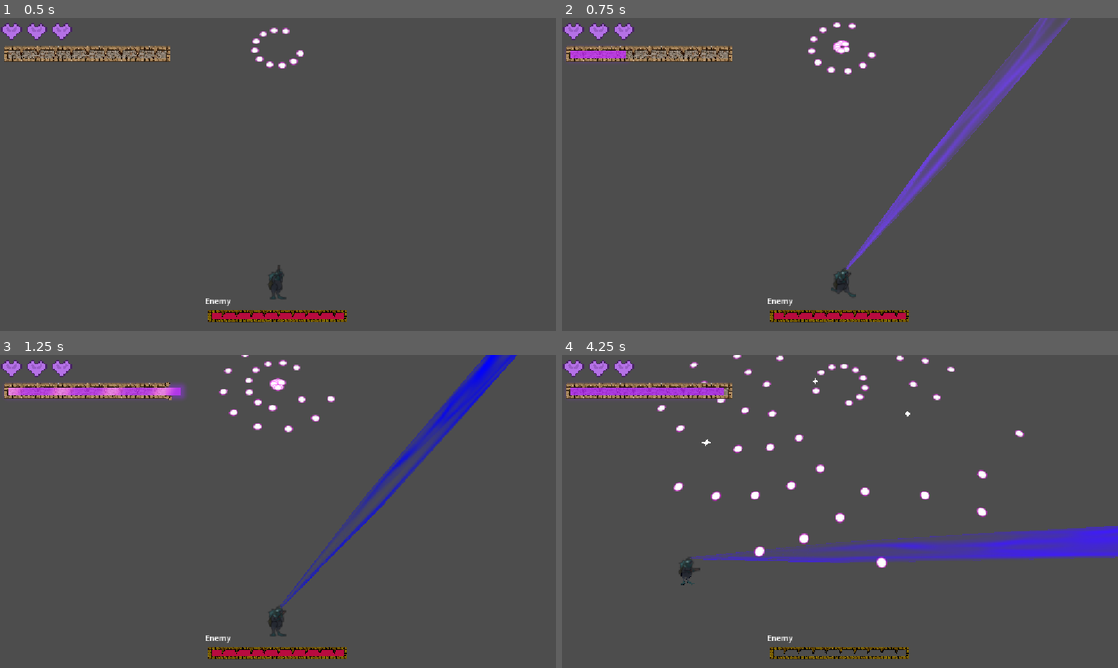
Above: before the commit, frames 1-4 (two rows, left to right).
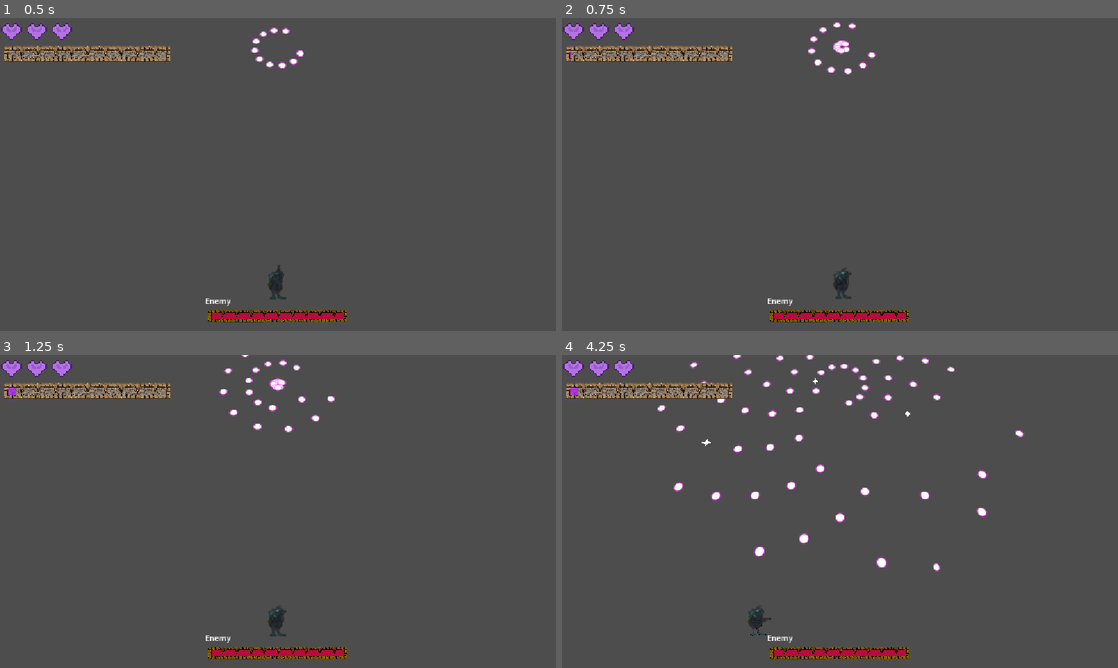
Above: after the commit, the same moments.

Repository: etbay/2026-crimson-game-jam
Game: Godot game, scene res://main.tscn
The game is run twice, just before and just after one commit, with the same random seed, the same clock (stepped at 60 frames per second) and the same inputs.
Inputs (mouse positions are in pixels of both pictures, inside the frame that each line leads up to):
- Up to frame 1 (0.5 s): no input
- Up to frame 2 (0.75 s): tap Enter at 0.5 s; move the mouse to (962, 158) at 0.52 s; hold Q (beast_mode) from 0.53 s (still down); hold Right mouse button (parry) from 0.53 s (still down); tap Space (dash) at 0.6 s
- Up to frame 3 (1.25 s): keep holding Q (beast_mode); keep holding Right mouse button (parry)
- Up to frame 4 (4.25 s): move the mouse to (728, 527) at 1.27 s; release Q (beast_mode) at 1.28 s; release Right mouse button (parry) at 1.28 s; hold S (down) 1.28-2.03 s; right-click (728, 527) at 1.35 s; click (728, 527) at 1.55 s; move the mouse to (895, 442) at 2.02 s; press the mouse at (895, 442) at 2.03 s; hold Q (beast_mode) 2.03-2.78 s; tap Space (dash) at 2.3, 2.85 s; move the mouse to (812, 574) at 2.77 s; release the mouse at (812, 574) at 2.78 s; hold W (up) 2.78-3.53 s; right-click (812, 574) at 3.05 s; move the mouse to (1006, 558) at 3.52 s; hold A (left) from 3.53 s (still down); hold Right mouse button (parry) from 3.53 s (still down); click (1006, 558) at 3.8 s

Frame 1 is identical in both runs. In frame 2, 3.5% of the frame differs, in the area x 1-92%, y 0-90%; in frame 3, 3.8%; in frame 4, 6.6%, in the area x 2-100%, y 0-97%.

Commit message:
Added some sound effects and did some player changes

Diff:
--- a/2026-crimson-game-jam/scenes/player.tscn
+++ b/2026-crimson-game-jam/scenes/player.tscn
@@ -147,6 +147,10 @@
 radius = 0.4
 height = 1.0
 
+[sub_resource type="CapsuleShape3D" id="CapsuleShape3D_l71n6"]
+radius = 0.54833984
+height = 1.3689575
+
 [sub_resource type="CapsuleShape3D" id="CapsuleShape3D_4ni07"]
 height = 24.237915
 
@@ -201,6 +205,13 @@
 [node name="CollisionShape3D" type="CollisionShape3D" parent="ParryRadius" unique_id=417462351]
 shape = SubResource("CapsuleShape3D_i4ail")
 
+[node name="BulletDestroyRadius" type="Area3D" parent="." unique_id=2042477695]
+collision_mask = 3
+
+[node name="CollisionShape3D" type="CollisionShape3D" parent="BulletDestroyRadius" unique_id=1327865097]
+transform = Transform3D(1, 0, 0, 0, 1, 0, 0, 0, 1, 0, 0.03225708, 0)
+shape = SubResource("CapsuleShape3D_l71n6")
+
 [node name="Laser" type="Area3D" parent="." unique_id=12844274]
 transform = Transform3D(1, 0, 0, 0, -0.9659258, -0.25881913, 0, 0.25881913, -0.9659258, 0.07, 0.335, 0)
 visible = false
--- a/2026-crimson-game-jam/scripts/globals/audio_dict.gd
+++ b/2026-crimson-game-jam/scripts/globals/audio_dict.gd
@@ -1,9 +1,24 @@
 extends Node
 
+
+
 var sfx: Dictionary[String, AudioStream] = {
-
+	"parry": preload("uid://cg1hi3fsngehi"),
+	"gain_health": preload("uid://blch70dyjjsr4"),
+	"absorb_bullet": preload("uid://df728cm1gg08"),
+	"activate_beast_mode": preload("uid://bkplao7c8fj38"),
+	"cthulu_hurt1": preload("uid://6x0l2d6ixt55"),
+	"cthulu_hurt2": preload("uid://byj2p08asy7hg"),
+	"cthulu_death": preload("uid://c86c0jx0kcmgm"),
+	"statue_hurt": preload("uid://41wj6q4aq3fr"),
+	"statue_death": preload("uid://dsoyopagsm6n5"),
+	"player_shoot": preload("uid://dn4totoqav2cy"),
+	"player_hurt": preload("uid://8ljfvd4tlbey"),
+	"dash": preload("uid://di0rl1wvs3vhb"),
+	"laser": preload("uid://bmh5u7v4fu44s")
 }
 
 var music: Dictionary[String, AudioStream] = {
-
+	"cthulu_fight_theme": preload("uid://8tak7dptne0d"),
+	"title_theme": preload("uid://cyyeexrpl0ptb")
 }
--- a/2026-crimson-game-jam/scripts/globals/music_man.gd
+++ b/2026-crimson-game-jam/scripts/globals/music_man.gd
@@ -4,6 +4,17 @@
 
 func _process(_delta: float) -> void:
 	pass
+
+func play_looped_sound(audio: AudioStream) -> AudioStreamPlayer3D:
+	var player: AudioStreamPlayer3D = AudioStreamPlayer3D.new()
+	player.stream = audio
+	get_tree().root.add_child(player)
+	player.play()
+	return player
+
+func free_looped_sound(audio_player: AudioStreamPlayer3D) -> void:
+	audio_player.stop()
+	audio_player.queue_free()
 
 func play_sound(audio: AudioStream) -> void:
 	var player: AudioStreamPlayer3D = AudioStreamPlayer3D.new()
--- a/2026-crimson-game-jam/scripts/player/player.gd
+++ b/2026-crimson-game-jam/scripts/player/player.gd
@@ -21,7 +21,7 @@
 @export var walk_speed: float = 3
 @export var beast_speed: float = 6
 @export var dash_length: float = 18
-@export var shoot_cooldown: float = 0.5
+@export var shoot_cooldown: float = 0.3
 @export var laser_color_gradient: Gradient
 
 @onready var player_sprite: PlayerSprite = $PlayerSprite
@@ -32,6 +32,7 @@
 @onready var hud: HUD = $"../HUD"
 @onready var laser: Area3D = $Laser
 @onready var laser_particles: GPUParticles3D = $Laser/Node3D/GPUParticles3D
+@onready var bullet_destroy_radius: Area3D = $BulletDestroyRadius
 
 @onready var active_speed: float = walk_speed
 
@@ -45,7 +46,7 @@
 
 # Player values
 var health: int = 3
-var beast_meter: float = 100:
+var beast_meter: float = 0:
 	set(value):
 		beast_meter = value
 		hud.set_beast(beast_meter)
@@ -58,6 +59,8 @@
 var tutorial_movement: bool = false
 var input_override_dir : Vector3 = Vector3.ZERO
 
+
+var laser_sound: AudioStreamPlayer3D
 var shoot_timer: Timer
 
 func damage() -> void:
@@ -68,8 +71,22 @@
 		if health == 0:
 			get_tree().quit()
 		hud.set_health(health)
+		MusicMan.play_sound(AudioDict.sfx["player_hurt"])
+		vulnerable = false
+		for i in bullet_destroy_radius.get_overlapping_areas():
+			if i is Bullet:
+				var bullet := i as Bullet
+				bullet.kill_bullet()
+		await get_tree().create_timer(0.5).timeout
+		vulnerable = true
 	else:
+		MusicMan.play_sound(AudioDict.sfx["absorb_bullet"])
 		laser_damage += 1
+
+func heal(amount: int) -> void:
+	health += amount
+	health = clampi(health, 0, 3)
+	hud.set_health(health)
 
 func _ready() -> void:
 	parry_radius.area_entered.connect(_on_parry_area_entered)
@@ -78,11 +95,10 @@
 	shoot_timer.one_shot = true
 	add_child(shoot_timer)
 	material = laser_particles.material_override as ShaderMaterial
-	#material.set_shader_parameter()
 
 func _process(delta: float) -> void:
 	if beast_mode:
-		beast_meter -= 5 * delta
+		beast_meter -= 10 * delta
 		if beast_meter <= 0:
 			beast_mode = false
 			beast_mode_finished.emit()
@@ -129,7 +145,7 @@
 func _process_input() -> void:
 	if (movement_locked):
 		return
-	if Input.is_action_just_pressed("shoot") and not beast_mode and not parrying and shoot_timer.is_stopped():
+	if Input.is_action_pressed("shoot") and not beast_mode and not parrying and shoot_timer.is_stopped():
 		# Shoot stuff
 		var bullet: Bullet = BulletPool.instance.get_bullet()
 		bullet.define_bullet_from_data(PLAYER_BULLET)
@@ -138,18 +154,23 @@
 		bullet.position = Vector3(bullet_spawn.global_position.x, 0, bullet_spawn.global_position.z)
 		bullet.update_sprite()
 		bullet.bullet_owner = "Player"
+		MusicMan.play_sound(AudioDict.sfx["player_shoot"])
 		shoot_timer.start(shoot_cooldown)
 
 	if Input.is_action_just_pressed("parry") and not beast_mode and not parrying:
 		_execute_parry()
 
-	if Input.is_action_just_pressed("beast_mode") and beast_meter > 1:
+	if Input.is_action_just_pressed("beast_mode") and beast_meter >= 10 and not beast_mode:
 		_enter_beast_mode()
 
 	if Input.is_action_just_pressed("dash") and beast_mode:
 		_execute_dash()
 
 func _enter_beast_mode() -> void:
+	MusicMan.play_sound(AudioDict.sfx["activate_beast_mode"])
+	laser_sound = MusicMan.play_looped_sound(AudioDict.sfx["laser"])
+	var heal_amount = int(beast_meter) % 30
+	heal(heal_amount)
 	beast_mode = true
 	laser.visible = true
 	vulnerable = false
@@ -159,6 +180,8 @@
 	beast_mode = false
 	laser.visible = false
 	laser_damage = 1
+	MusicMan.free_looped_sound(laser_sound)
+	laser_sound = null
 	await get_tree().create_timer(0.5).timeout
 	vulnerable = true
 
@@ -166,6 +189,7 @@
 	dashing = true
 	# Set speed really high for a short amount of time
 	active_speed = dash_length
+	MusicMan.play_sound(AudioDict.sfx["dash"])
 	await get_tree().create_timer(0.1).timeout
 	if beast_mode:
 		active_speed = beast_speed
@@ -181,7 +205,7 @@
 	parry_curve.rotation.z = dir.angle()
 	await get_tree().create_timer(0.1, true, false, true).timeout
 	ScreenShake.shake(.15, 0.3)
-	beast_meter += 10
+	beast_meter += 5
 	Engine.time_scale = 1
 	parry_curve.visible = false
 
@@ -201,8 +225,8 @@
 	parrying = false
 
 func _parry_bullet(bullet: Bullet) -> void:
-	# TODO: Play parry sfx
 	parry_curve.visible = true
+	MusicMan.play_sound(AudioDict.sfx["parry"])
 	Engine.time_scale = 0
 	# Set parry curve sprite to direction
 	var dir = Vector2(global_position.x, -global_position.z).direction_to(Vector2(bullet.global_position.x, -bullet.global_position.z))
@@ -210,7 +234,7 @@
 	await get_tree().create_timer(0.1, true, false, true).timeout
 	bullet.kill_bullet()
 	ScreenShake.shake(.15, 0.3)
-	beast_meter += 10
+	beast_meter += 5
 	Engine.time_scale = 1
 	parry_curve.visible = false
 
Not shown, added: 2026-crimson-game-jam/assets/music/Title.ogg.import
Not shown, added: 2026-crimson-game-jam/assets/music/verity boss fight.2.ogg.import
Not shown, added: 2026-crimson-game-jam/assets/sfx/Bullet_hitwall.ogg.import
Not shown, added: 2026-crimson-game-jam/assets/sfx/Enemy_Cthulu_Death.ogg.import
Not shown, added: 2026-crimson-game-jam/assets/sfx/Enemy_Cthulu_Hurt.ogg.import
Not shown, added: 2026-crimson-game-jam/assets/sfx/Enemy_Cthulu_Hurt2.ogg.import
Not shown, added: 2026-crimson-game-jam/assets/sfx/Enemy_Statue_Damage.ogg.import
Not shown, added: 2026-crimson-game-jam/assets/sfx/Enemy_Statue_Death.ogg.import
Not shown, added: 2026-crimson-game-jam/assets/sfx/Enemy_shoot.ogg.import
Not shown, added: 2026-crimson-game-jam/assets/sfx/Player_Beast_Bulletabsorb_update2.ogg.import
Not shown, added: 2026-crimson-game-jam/assets/sfx/Player_Beast_Laserloop.ogg.import
Not shown, added: 2026-crimson-game-jam/assets/sfx/Player_Beast_activate.ogg.import
(and 28 more such lines)
